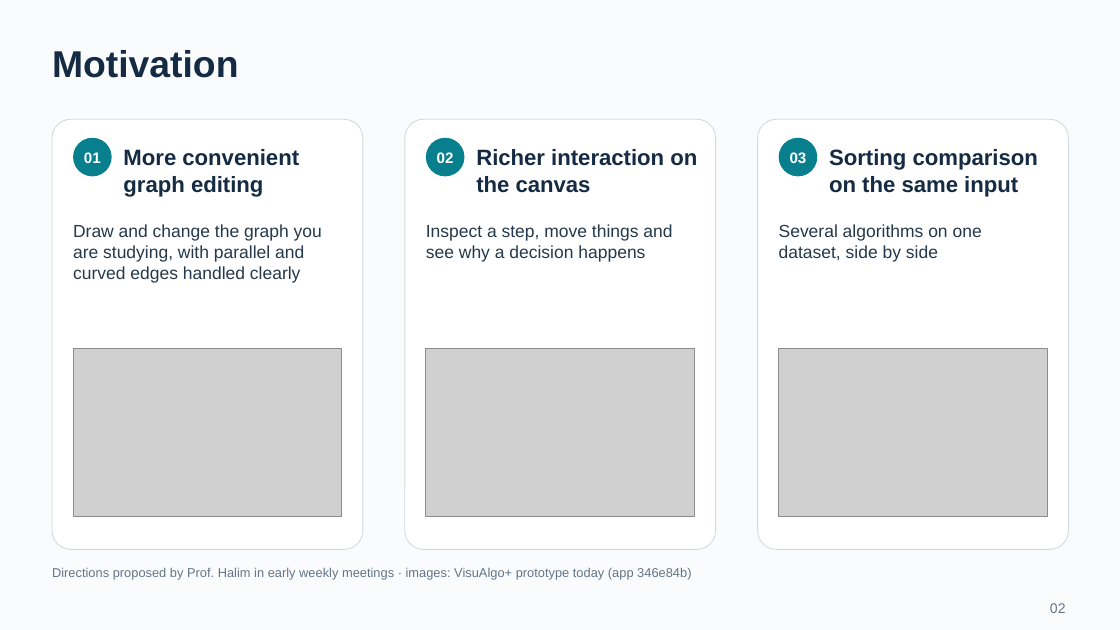
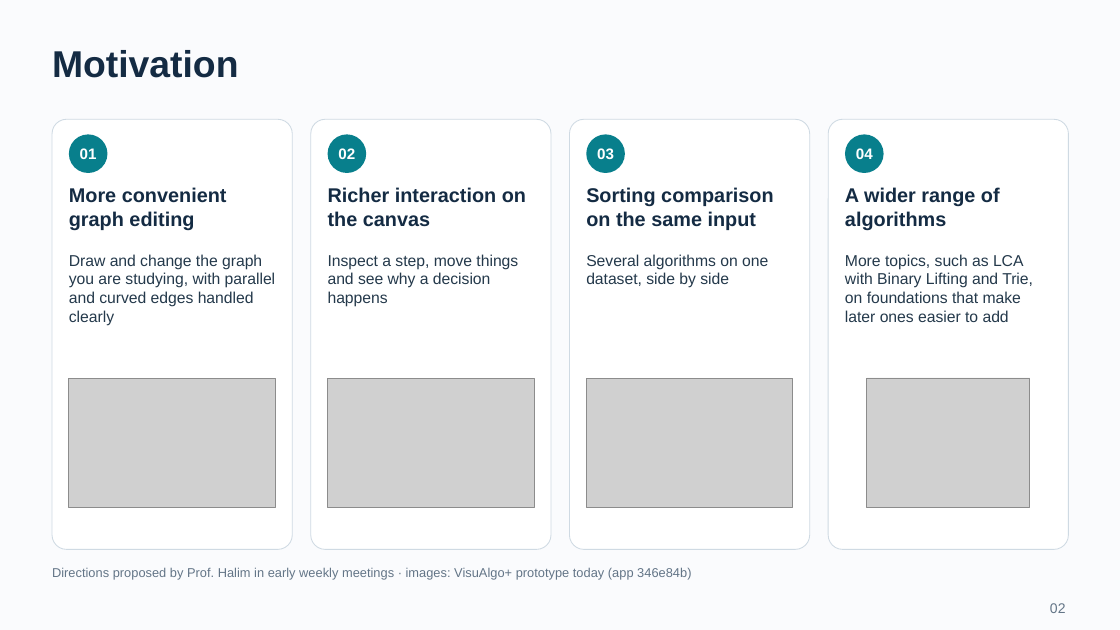
Before and after one commit to BJoozz/docsforfyp, a slide deck: slide 2 of presentation/VisuAlgo_CA_Presentation.pptx. Drawn at 1120x630 pixels with LibreOffice and Linux fonts; fonts in the diff are those of the drawing; grey boxes stand for pictures. Boxes give left, top, right and bottom in pixels: in the first picture for what was removed or moved away, otherwise in the second. Text is boxed around its words. In the diff, an @@ line names an element or a change of style, - is before the commit and + after.

```diff
--- a/presentation/VisuAlgo_CA_Presentation.pptx
+++ b/presentation/VisuAlgo_CA_Presentation.pptx
@@ rounded rectangle: place and size @@
-rounded rectangle at <box>52,119,363,549</box>
+rounded rectangle at <box>52,119,292,549</box>
@@ rounded rectangle: place and size @@
-rounded rectangle at <box>405,119,716,549</box>
+rounded rectangle at <box>311,119,551,549</box>
@@ rounded rectangle added at <box>570,119,810,549</box>, fill #FFFFFF, outline #CFDAE3 0.75 pt @@
@@ rounded rectangle: place and size @@
-rounded rectangle at <box>758,119,1069,549</box>
+rounded rectangle at <box>828,119,1069,549</box>
@@ ellipse "01": place and size @@
-ellipse "01" at <box>73,138,112,176</box>
+ellipse "01" at <box>69,134,108,173</box>
@@ ellipse "02": place and size @@
-ellipse "02" at <box>426,138,465,176</box>
+ellipse "02" at <box>328,134,366,173</box>
@@ ellipse "03": place and size @@
-ellipse "03" at <box>779,138,818,176</box>
+ellipse "03" at <box>586,134,625,173</box>
@@ ellipse added at <box>845,134,884,173</box>, fill #087F8C, 13 pt, text #FFFFFF, bold @@
+04
@@ text "More convenient graph editing": place and size @@
-text "More convenient graph editing" at <box>123,149,299,197</box>
+text "More convenient graph editing" at <box>69,187,227,231</box>
@@ text "Richer interaction on the canvas": place and size @@
-text "Richer interaction on the canvas" at <box>476,149,697,193</box>
+text "Richer interaction on the canvas" at <box>328,187,526,227</box>
@@ size 19 to 17 pt; vertical alignment middle to top in 3 elements at <box>69,187,227,231</box>, <box>328,187,526,227</box>, <box>586,187,774,230</box> @@
@@ text "Sorting comparison on the same ...": place and size @@
-text "Sorting comparison on the same ..." at <box>829,149,1038,197</box>
+text "Sorting comparison on the same ..." at <box>586,187,774,230</box>
@@ text added at <box>845,187,1000,231</box>, 17 pt, text #142B43, bold @@
+A wider range of algorithms
@@ text "Draw and change the graph ...": place and size @@
-text "Draw and change the graph ..." at <box>73,224,322,283</box>
+text "Draw and change the graph ..." at <box>69,254,275,326</box>
@@ text "Inspect a step, move things ...": place and size @@
-text "Inspect a step, move things ..." at <box>426,224,672,262</box>
+text "Inspect a step, move things ..." at <box>328,254,518,307</box>
@@ size 15 to 13.5 pt in 3 elements at <box>69,254,275,326</box>, <box>328,254,518,307</box>, <box>586,254,768,288</box> @@
@@ text "Several algorithms on one dataset, ...": place and size @@
-text "Several algorithms on one dataset, ..." at <box>779,224,982,262</box>
+text "Several algorithms on one dataset, ..." at <box>586,254,768,288</box>
@@ text added at <box>845,254,1033,322</box>, 13.5 pt, text #24394B @@
+More topics, such as LCA with Binary Lifting and Trie, on foundations that make later ones easier to add
@@ picture: place and size @@
-picture at <box>73,349,342,517</box>
+picture at <box>69,378,276,507</box>
@@ picture: place and size @@
-picture at <box>426,349,695,517</box>
+picture at <box>328,378,534,507</box>
@@ picture: place and size @@
-picture at <box>779,349,1048,517</box>
+picture at <box>586,378,793,507</box>
@@ picture added at <box>867,378,1030,507</box> @@
```
Also in this commit, not shown: 4 other slides changed, 14 other files.
